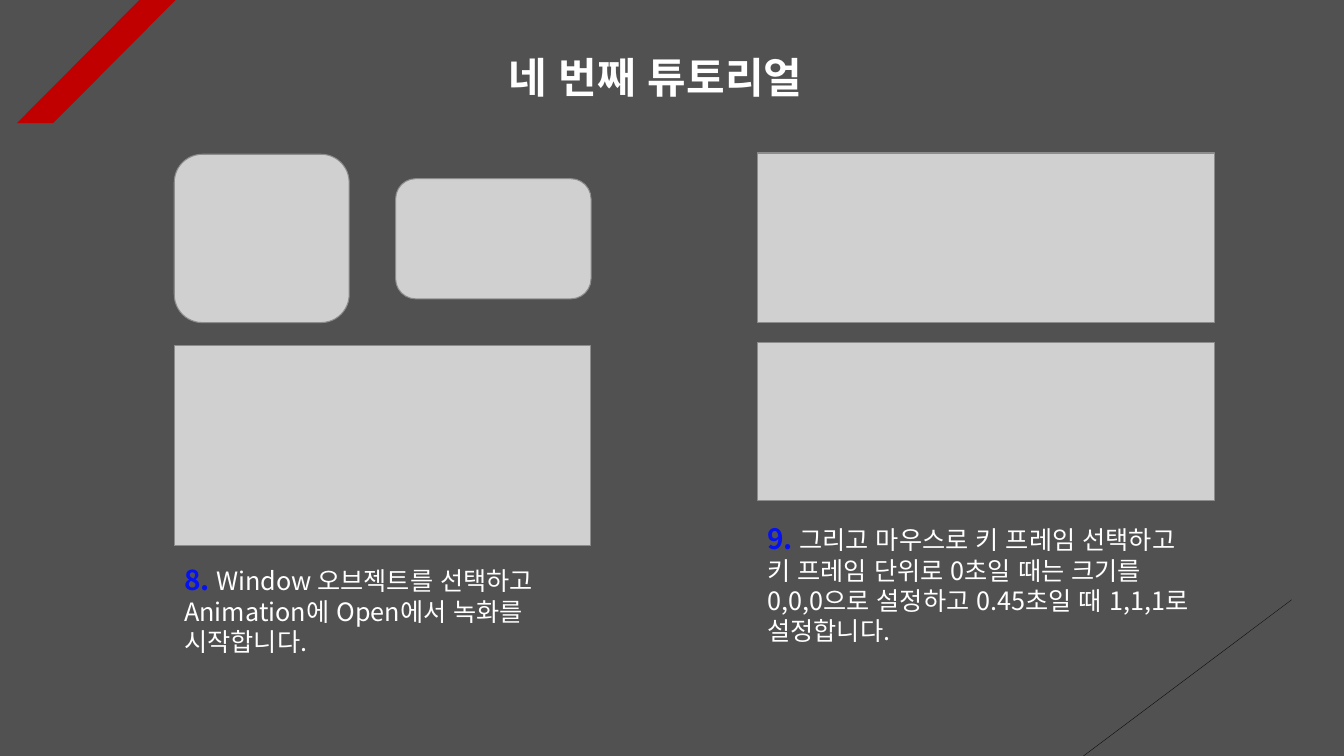
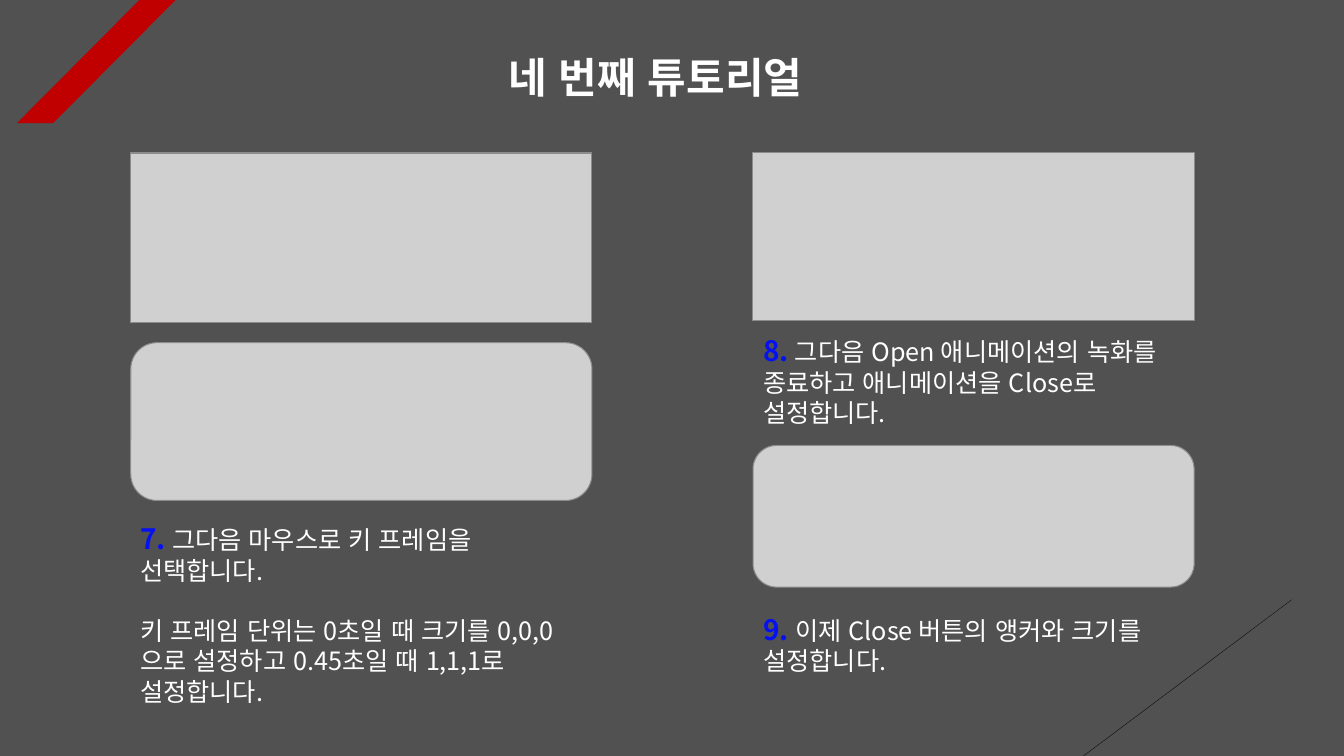
Before and after one commit to Unity2033/3D-UnityEngine, a slide deck: slide 4 of Assets/Class/Animation Clip/PPT Data/Animation Clip Example.pptx. Drawn at 1344x756 pixels with LibreOffice and Linux fonts; fonts in the diff are those of the drawing; grey boxes stand for pictures. Boxes give left, top, right and bottom in pixels: in the first picture for what was removed or moved away, otherwise in the second. Text is boxed around its words. In the diff, an @@ line names an element or a change of style, - is before the commit and + after.

```diff
--- a/Assets/Class/Animation Clip/PPT Data/Animation Clip Example.pptx
+++ b/Assets/Class/Animation Clip/PPT Data/Animation Clip Example.pptx
@@ picture: place and size @@
-picture at <box>758,153,1215,323</box>
+picture at <box>131,153,593,323</box>
@@ picture removed at <box>174,154,350,323</box> @@
@@ picture removed at <box>395,178,591,298</box> @@
@@ picture added at <box>752,153,1194,322</box> @@
@@ picture: place and size @@
-picture at <box>758,343,1215,500</box>
+picture at <box>131,343,593,501</box>
@@ picture removed at <box>174,346,591,546</box> @@
@@ text added at <box>763,340,1157,424</box>, 18 pt, text #FFFFFF @@
+8. 그다음 Open 애니메이션의 녹화를 종료하고 애니메이션을 Close로 설정합니다.
@@ picture added at <box>753,446,1195,588</box> @@
@@ text at <box>140,528,554,703</box>: text changed @@
-9. 그리고 마우스로 키 프레임 선택하고 키 프레임 단위로 0초일 때는 크기를 0,0,0으로 설정하고 0.45초일 때 1,1,1로 설정합니다.
+7. 그다음 마우스로 키 프레임을 선택합니다.
+키 프레임 단위는 0초일 때 크기를 0,0,0으로 설정하고 0.45초일 때 1,1,1로 설정합니다.
@@ text removed at <box>184,569,533,653</box> @@
-8. Window 오브젝트를 선택하고 Animation에 Open에서 녹화를 시작합니다.
@@ text added at <box>763,619,1142,672</box>, 18 pt, text #FFFFFF @@
+9. 이제 Close 버튼의 앵커와 크기를 설정합니다.
```
Also in this commit, not shown: 8 other slides changed, 14 other files.
